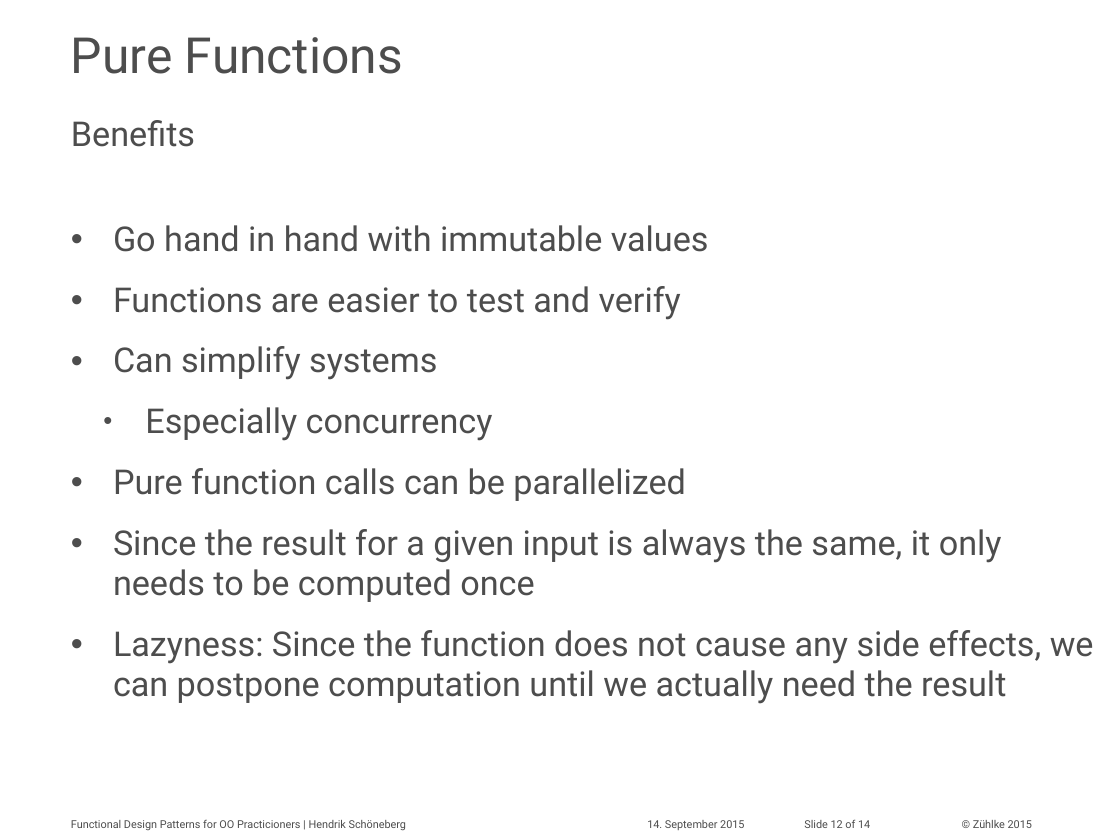
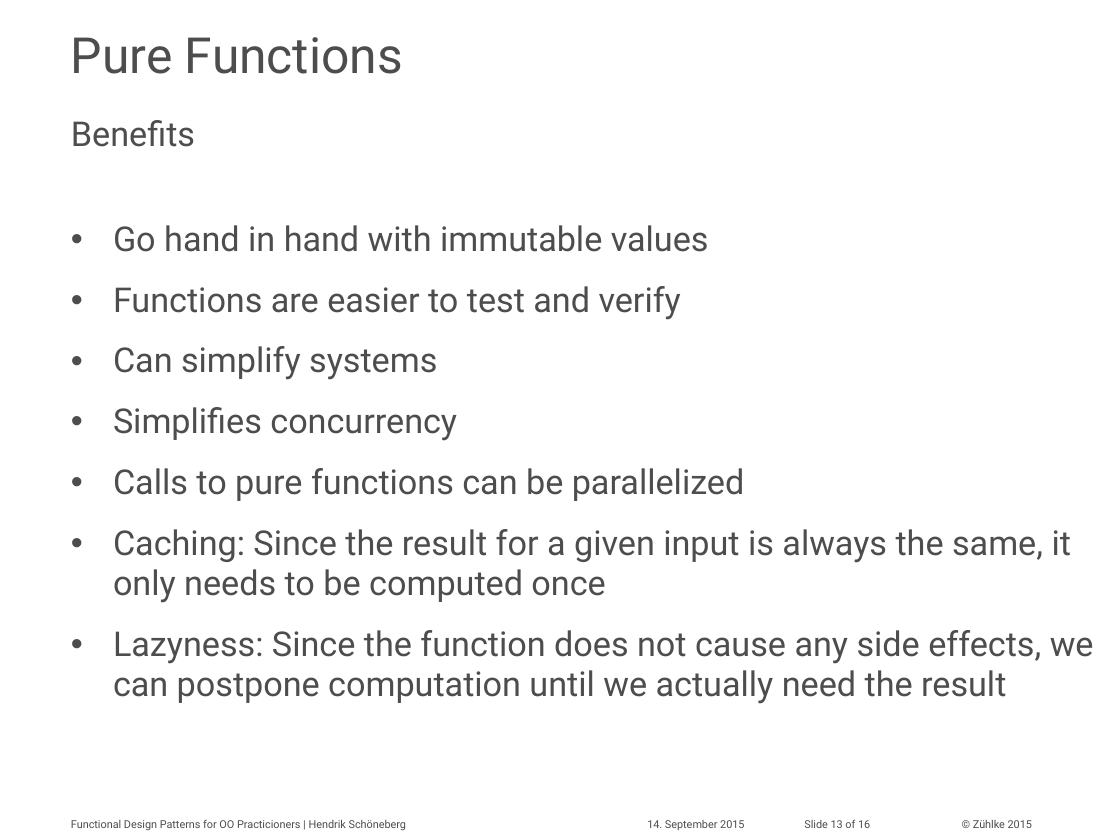
Before and after one commit to aax/zdays-fp-patterns, a slide deck: slide 13 of hesc_slides.pptx (slide 12 before the commit). Drawn at 1120x840 pixels with LibreOffice and Linux fonts; fonts in the diff are those of the drawing; background and template pictures are left out. Boxes give left, top, right and bottom in pixels: in the first picture for what was removed or moved away, otherwise in the second. Text is boxed around its words. In the diff, an @@ line names an element or a change of style, - is before the commit and + after.

```diff
--- a/hesc_slides.pptx
+++ b/hesc_slides.pptx
@@ text at <box>113,407,1071,603</box>: text changed @@
-  • Especially concurrency
-• Pure function calls can be parallelized
-• Since the result for a given input is always the same, it only needs to be computed once
+• Simplifies concurrency
+• Calls to pure functions can be parallelized
+• Caching: Since the result for a given input is always the same, it only needs to be computed once
@@ text at <box>804,819,870,828</box>: text changed @@
-Slide 12 of 14
+Slide 13 of 16
```
Also in this commit, not shown: 5 other slides changed, 2 slides added, 5 other files.
